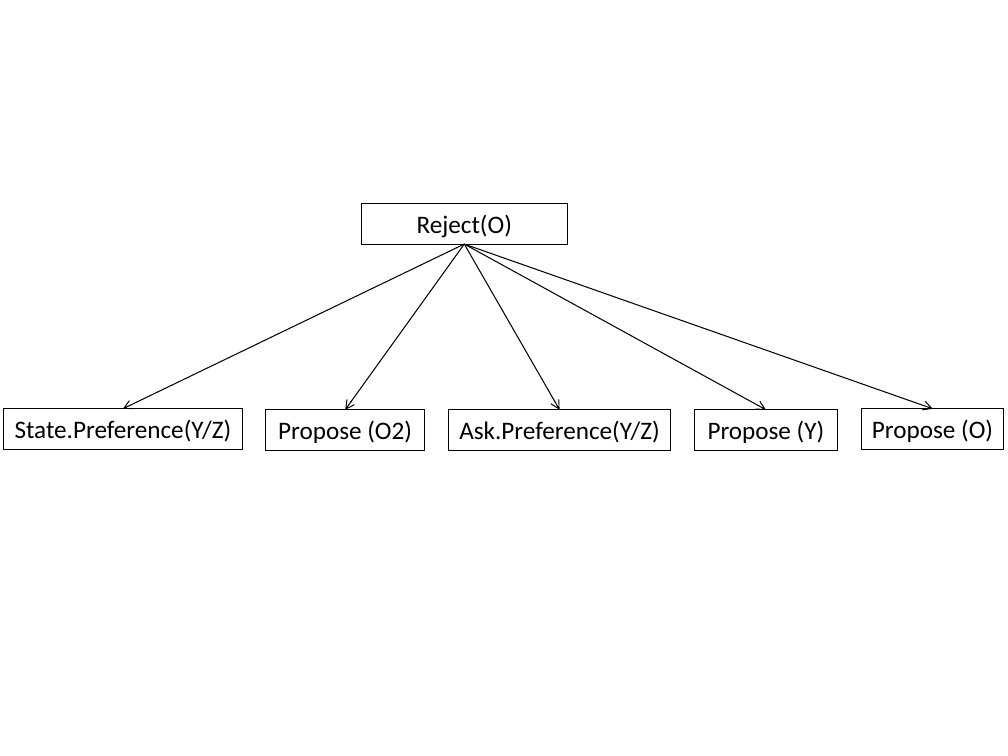
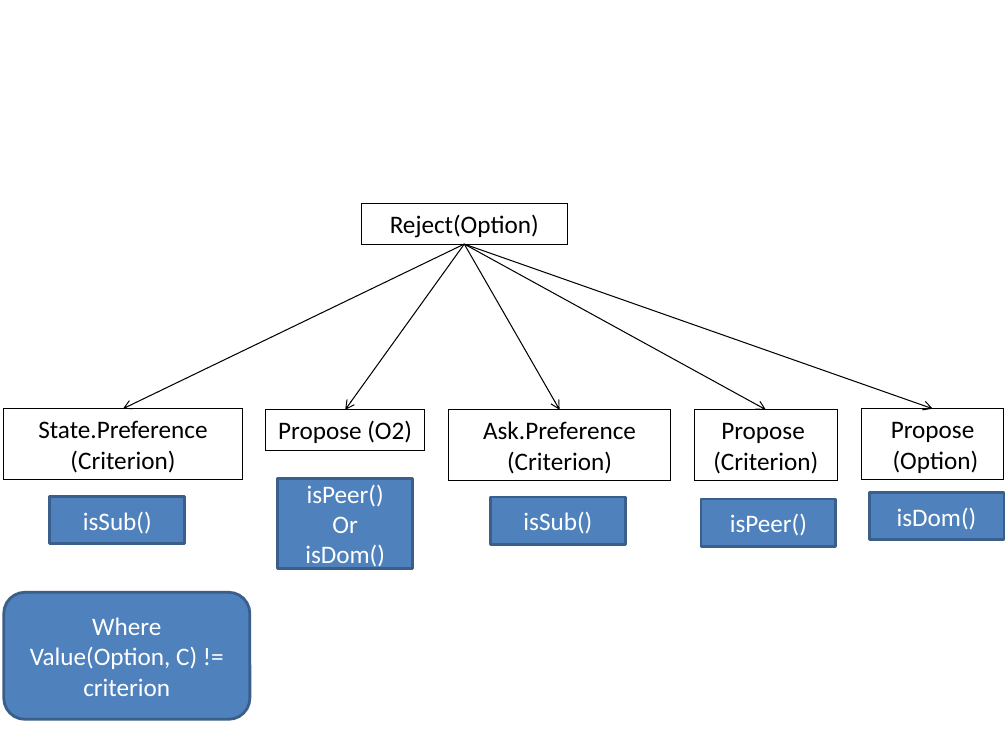
Before and after one commit to Olydia/Discolog, a slide deck: slide 6 of dominance in dialogue/figs/utterances speaker heare.pptx (slide 5 before the commit). Drawn at 1008x756 pixels with LibreOffice and Linux fonts; fonts in the diff are those of the drawing. Boxes give left, top, right and bottom in pixels: in the first picture for what was removed or moved away, otherwise in the second. Text is boxed around its words. In the diff, an @@ line names an element or a change of style, - is before the commit and + after.

```diff
--- a/dominance in dialogue/figs/utterances speaker heare.pptx
+++ b/dominance in dialogue/figs/utterances speaker heare.pptx
@@ text in rectangle at (390,214,539,238): text changed @@
-Reject(O)
+Reject(Option)
@@ rectangle "State.Preference": place and size @@
-rectangle "State.Preference" at (4,408,242,449)
+rectangle "State.Preference" at (4,408,242,480)
@@ rectangle "Ask.Preference": place and size @@
-rectangle "Ask.Preference" at (449,409,670,450)
+rectangle "Ask.Preference" at (449,409,670,481)
@@ rectangle "Propose": place and size @@
-rectangle "Propose" at (695,409,838,450)
+rectangle "Propose" at (695,409,838,481)
@@ rectangle "Propose": place and size @@
-rectangle "Propose" at (861,408,1004,449)
+rectangle "Propose" at (861,408,1004,480)
@@ text in rectangle at (38,420,207,473): text changed @@
-State.Preference(Y/Z)
+State.Preference
+(Criterion)
@@ text in rectangle at (483,421,636,474): text changed @@
-Ask.Preference(Y/Z)
+Ask.Preference
+(Criterion)
@@ text in rectangle at (713,422,818,474): text changed @@
-Propose (Y)
+Propose
+(Criterion)
@@ text in rectangle at (891,421,979,473): text changed @@
-Propose (O)
+Propose
+(Option)
@@ rectangle added at (278,479,413,569), fill #4F81BD, outline #3A5F8C 2 pt, 18 pt, text #FFFFFF @@
+isPeer()
+Or
+isDom()
@@ rectangle added at (50,496,185,543), fill #4F81BD, outline #3A5F8C 2 pt, 18 pt, text #FFFFFF @@
+isSub()
@@ rectangle added at (491,497,626,544), fill #4F81BD, outline #3A5F8C 2 pt, 18 pt, text #FFFFFF @@
+isSub()
@@ rectangle added at (701,499,836,546), fill #4F81BD, outline #3A5F8C 2 pt, 18 pt, text #FFFFFF @@
+isPeer()
@@ rectangle added at (869,492,1004,539), fill #4F81BD, outline #3A5F8C 2 pt, 18 pt, text #FFFFFF @@
+isDom()
@@ rounded rectangle added at (4,593,250,720), fill #4F81BD, outline #3A5F8C 2 pt, 18 pt, text #FFFFFF @@
+Where Value(Option, C) != criterion
```
Also in this commit, not shown: 1 other slide changed, 6 slides added, 5 slides removed, 34 other files.
